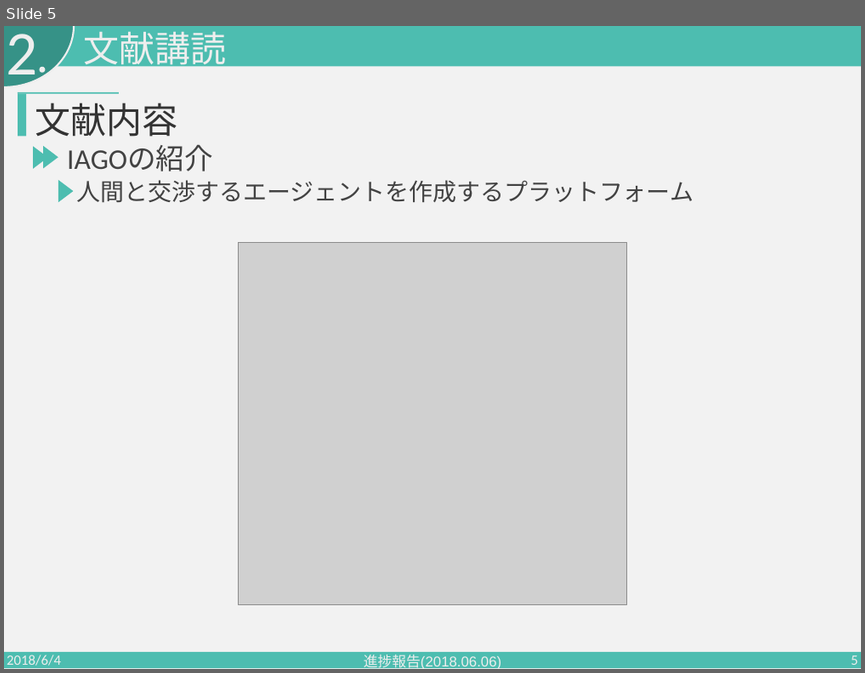
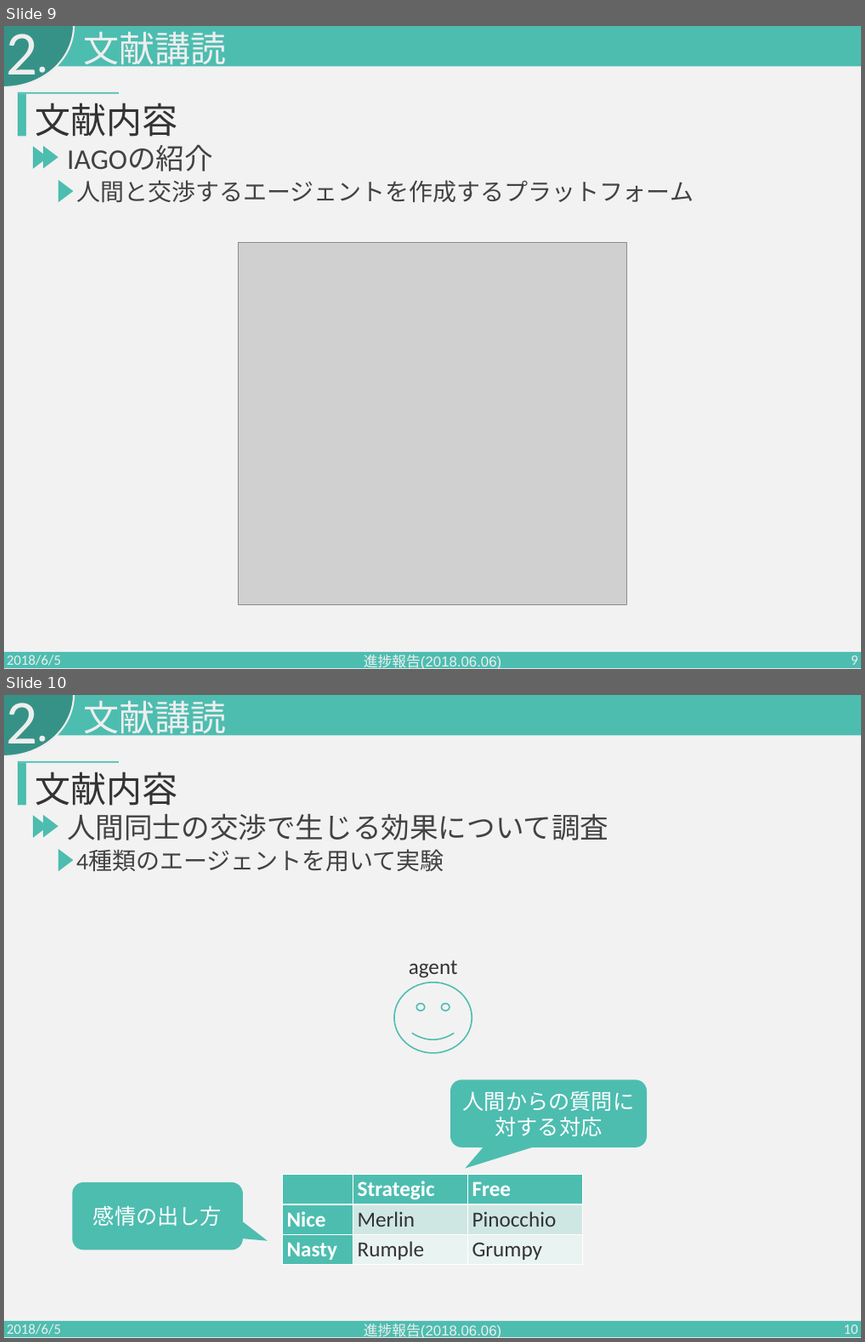
Before and after one commit to PajamaDrive/presentation, a slide deck: seminar2018.06.06.pptx. Shown one above the other, each under a label of ours: slide 5 before the commit, slides 9 and 10 after it. The pictures are 865x673 and 865x1342 pixels, drawn with LibreOffice and Linux fonts; fonts in the diff are those of the drawing; grey boxes stand for pictures. Boxes give left, top, right and bottom in pixels: in the first picture for what was removed or moved away, otherwise in the second. Text is boxed around its words. In the diff, an @@ line names an element or a change of style, - is before the commit and + after.

```diff
--- a/seminar2018.06.06.pptx
+++ b/seminar2018.06.06.pptx
@@ slide 10 added at (4,695,861,1338), background #F2F2F2; not listed: 4 template elements that a slide beside it also shows @@
@@ text added at (6,703,37,758), 105 pt, text #EEEEEE @@
+2
@@ text added at (83,700,226,740), 60 pt, text #EEEEEE @@
+文献講読
@@ rectangle added at (18,763,26,805), fill #4DBDB0 @@
@@ rectangle added at (18,761,119,763), fill #4DBDB0 @@
@@ text added at (35,771,177,805), 60 pt, text #333333 @@
+文献内容
@@ triangle added at (33,815,48,838), fill #4DBDB0 @@
@@ triangle added at (43,815,58,837), fill #4DBDB0 @@
@@ text added at (67,813,608,840), 48 pt, text #424242 @@
+人間同士の交渉で生じる効果について調査
@@ triangle added at (58,849,74,872), fill #4DBDB0 @@
@@ text added at (76,850,443,871), 40 pt, text #424242 @@
+4種類のエージェントを用いて実験
@@ text added at (409,960,458,978), 36 pt, text #333333 @@
+agent
@@ smiley face added at (394,982,472,1053), outline #4DBDB0 2.25 pt @@
@@ rounded speech box added at (450,1080,647,1147), fill #4DBDB0, 36 pt, text #FFFFFF @@
+人間からの質問に対する対応
@@ table added at (283,1174,583,1264), 3 rows, 3 columns @@
+ | Strategic | Free
+Nice | Merlin | Pinocchio
+Nasty | Rumple | Grumpy
@@ rounded speech box added at (72,1182,243,1250), fill #4DBDB0, 36 pt, text #FFFFFF @@
+感情の出し方
@@ text added at (7,1323,61,1338), 24 pt, text #EEEEEE @@
+2018/6/5
@@ text added at (364,1323,501,1338), 24 pt, text #EEEEEE @@
+進捗報告(2018.06.06)
@@ page number added at (844,1324,858,1338), 24 pt, text #EEEEEE @@
+10
@@ what was slide 5 is now slide 9 @@
@@ slide 9 changed as well @@
@@ text at (7,654,61,669): text changed @@
-2018/6/4
+2018/6/5
@@ page number at (851,655,858,669): text changed @@
-5
+9
```
Also in this commit, not shown: 8 other slides changed, 5 other slides added.
